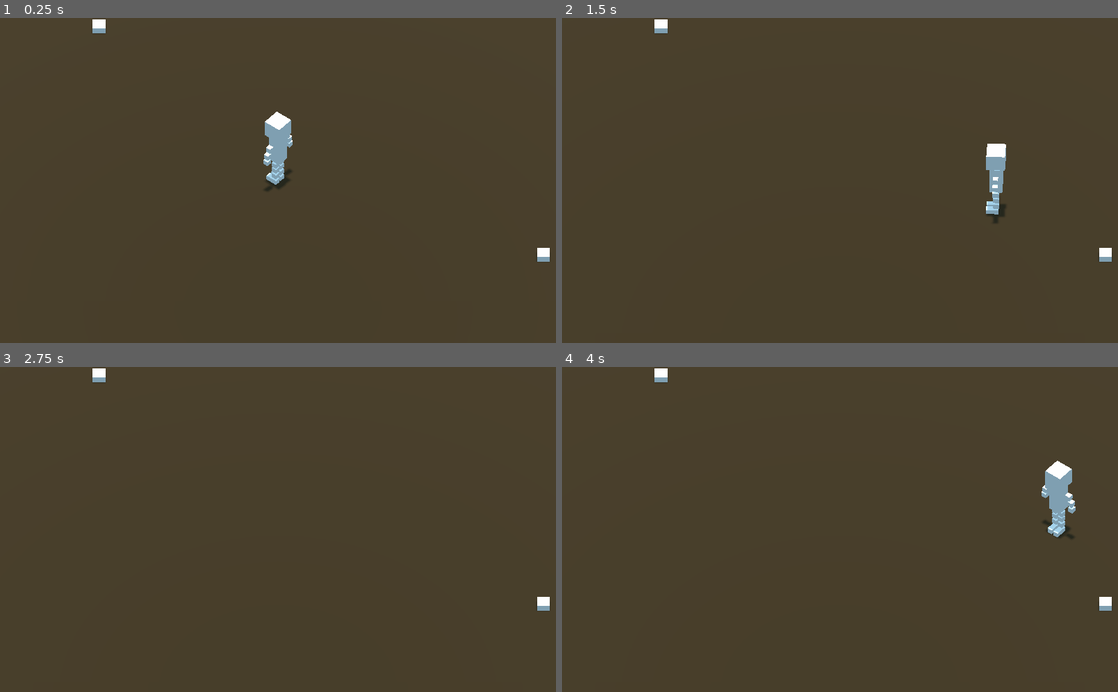
Above: before the commit, frames 1-4 (two rows, left to right).
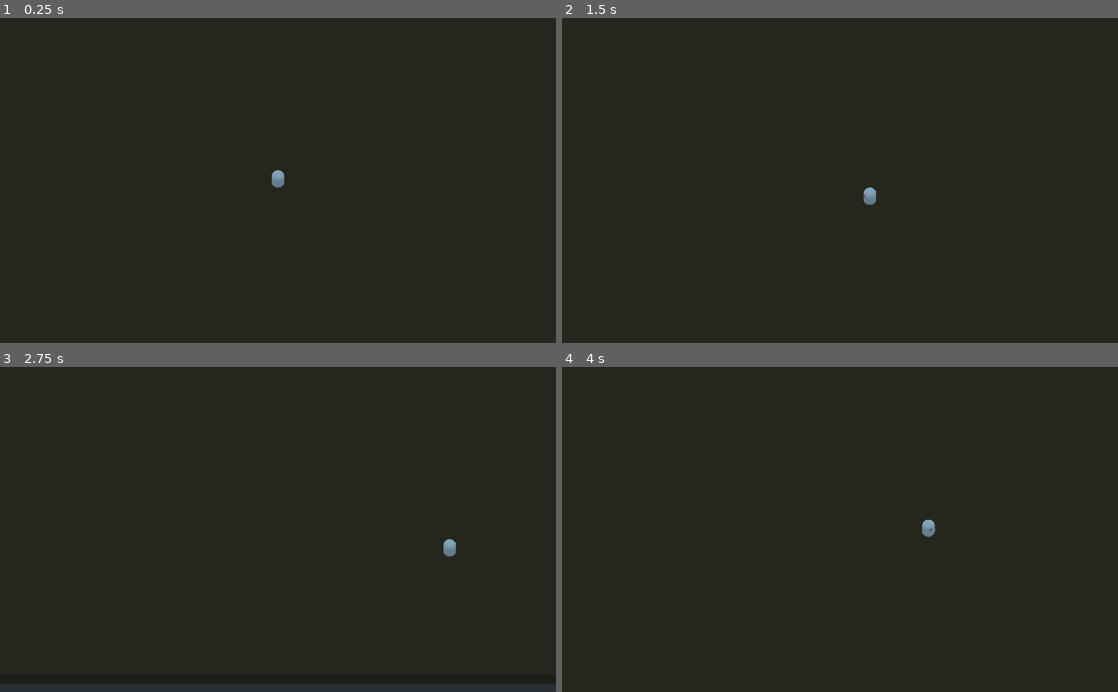
Above: after the commit, the same moments.

Repository: jaredbwasserman/game-jams
Game: Godot game, scene res://scenes/Main.tscn
The game is run twice, just before and just after one commit, with the same random seed, the same clock (stepped at 60 frames per second) and the same inputs.
Inputs (mouse positions are in pixels of both pictures, inside the frame that each line leads up to):
- Up to frame 1 (0.25 s): no input
- Up to frame 2 (1.5 s): tap Enter at 0.5 s; move the mouse to (962, 164) at 0.52 s; hold Right (move_right) 0.53-1.28 s; move the mouse to (728, 196) at 1.27 s; hold Down (move_back) from 1.28 s (still down)
- Up to frame 3 (2.75 s): move the mouse to (333, 458) at 2.02 s; release Down (move_back) at 2.03 s; hold Right (move_right) from 2.03 s (still down)
- Up to frame 4 (4 s): move the mouse to (812, 594) at 2.77 s; release Right (move_right) at 2.78 s; hold Up (move_forward) 2.78-3.53 s; move the mouse to (1006, 578) at 3.52 s; hold Left (move_left) from 3.53 s (still down)

The runs differ from the first frame. In frame 1, 100% of the frame differs, in the area x 0-100%, y 0-100%; in frame 2, 100%; in frame 3, 100%; in frame 4, 100%.

Commit message:
Add rooms

Diff:
--- a/bgj-2022-03/project.godot
+++ b/bgj-2022-03/project.godot
@@ -46,6 +46,13 @@
  ]
 }
 
+[layer_names]
+
+3d_physics/layer_1="player"
+3d_physics/layer_2="enemies"
+3d_physics/layer_3="world"
+3d_physics/layer_4="rooms"
+
 [physics]
 
 common/enable_pause_aware_picking=true
--- a/bgj-2022-03/scenes/Main.tscn
+++ b/bgj-2022-03/scenes/Main.tscn
@@ -1,7 +1,8 @@
-[gd_scene load_steps=6 format=2]
+[gd_scene load_steps=10 format=2]
 
 [ext_resource path="res://scenes/Player.tscn" type="PackedScene" id=1]
-[ext_resource path="res://scenes/PlayerCamera.tscn" type="PackedScene" id=2]
+[ext_resource path="res://scripts/PlayerCamera.gd" type="Script" id=2]
+[ext_resource path="res://scripts/RoomsManager.gd" type="Script" id=3]
 
 [sub_resource type="BoxShape" id=1]
 extents = Vector3( 50, 1, 50 )
@@ -13,33 +14,97 @@
 material = SubResource( 3 )
 size = Vector3( 100, 2, 100 )
 
+[sub_resource type="BoxShape" id=4]
+extents = Vector3( 45, 10, 45 )
+
+[sub_resource type="SpatialMaterial" id=6]
+albedo_color = Color( 0, 0, 0, 1 )
+
+[sub_resource type="BoxShape" id=5]
+extents = Vector3( 45, 10, 45 )
+
 [node name="Main" type="Node"]
 
-[node name="Ground" type="StaticBody" parent="."]
+[node name="RoomsRoot" type="Spatial" parent="."]
+
+[node name="RoomsManager" type="RoomManager" parent="RoomsRoot"]
+roomlist = NodePath("RoomsList")
+script = ExtResource( 3 )
+
+[node name="RoomsList" type="Spatial" parent="RoomsRoot/RoomsManager"]
+
+[node name="Room1" type="Room" parent="RoomsRoot/RoomsManager/RoomsList"]
+
+[node name="Ground" type="StaticBody" parent="RoomsRoot/RoomsManager/RoomsList/Room1"]
 transform = Transform( 1, 0, 0, 0, 1, 0, 0, 0, 1, 0, -1, 0 )
+collision_layer = 4
+collision_mask = 0
 
-[node name="CollisionShape" type="CollisionShape" parent="Ground"]
+[node name="CollisionShape" type="CollisionShape" parent="RoomsRoot/RoomsManager/RoomsList/Room1/Ground"]
 shape = SubResource( 1 )
 
-[node name="MeshInstance" type="MeshInstance" parent="Ground"]
+[node name="MeshInstance" type="MeshInstance" parent="RoomsRoot/RoomsManager/RoomsList/Room1/Ground"]
 mesh = SubResource( 2 )
 material/0 = null
 
-[node name="DirectionalLight" type="DirectionalLight" parent="Ground"]
-transform = Transform( 1, 0, 0, 0, -4.37114e-08, 1, 0, -1, -4.37114e-08, 0, 41.3091, 0 )
-shadow_enabled = true
+[node name="Area" type="Area" parent="RoomsRoot/RoomsManager/RoomsList/Room1"]
+collision_layer = 8
+collision_mask = 0
+monitoring = false
+
+[node name="CollisionShape" type="CollisionShape" parent="RoomsRoot/RoomsManager/RoomsList/Room1/Area"]
+transform = Transform( 1, 0, 0, 0, 1, 0, 0, 0, 1, 0, 10, 0 )
+shape = SubResource( 4 )
+
+[node name="Wall1" type="CSGBox" parent="RoomsRoot/RoomsManager/RoomsList/Room1"]
+transform = Transform( 1, 0, 0, 0, 1, 0, 0, 0, 1, 0, 10, -51 )
+use_collision = true
+collision_layer = 4
+collision_mask = 0
+width = 100.0
+height = 20.0
+material = SubResource( 6 )
+
+[node name="ToRoom2" type="Portal" parent="RoomsRoot/RoomsManager/RoomsList/Room1"]
+transform = Transform( 1.19249e-08, 0, -1, 0, 1, 0, 1, 0, 1.19249e-08, 50, 0, 0 )
+linked_room = NodePath("../../Room2")
+points = PoolVector2Array( -50, 0, -50, 20, 50, 20, 50, 0 )
+
+[node name="Room2" type="Room" parent="RoomsRoot/RoomsManager/RoomsList"]
+transform = Transform( 1, 0, 0, 0, 1, 0, 0, 0, 1, 100, 0, 0 )
+
+[node name="Ground" type="StaticBody" parent="RoomsRoot/RoomsManager/RoomsList/Room2"]
+transform = Transform( 1, 0, 0, 0, 1, 0, 0, 0, 1, 0, -1, 0 )
+collision_layer = 4
+collision_mask = 0
+
+[node name="CollisionShape" type="CollisionShape" parent="RoomsRoot/RoomsManager/RoomsList/Room2/Ground"]
+shape = SubResource( 1 )
+
+[node name="MeshInstance" type="MeshInstance" parent="RoomsRoot/RoomsManager/RoomsList/Room2/Ground"]
+mesh = SubResource( 2 )
+material/0 = null
+
+[node name="Area" type="Area" parent="RoomsRoot/RoomsManager/RoomsList/Room2"]
+collision_layer = 8
+collision_mask = 0
+monitoring = false
+
+[node name="CollisionShape" type="CollisionShape" parent="RoomsRoot/RoomsManager/RoomsList/Room2/Area"]
+transform = Transform( 1, 0, 0, 0, 1, 0, 0, 0, 1, 0, 10, 0 )
+shape = SubResource( 5 )
 
 [node name="Player" parent="." instance=ExtResource( 1 )]
-camera_path = "/root/Main/PlayerCamera/Pivot/FollowCamera"
+transform = Transform( 1, 0, 0, 0, 1, 0, 0, 0, 1, 0, 1.5, 0 )
 
-[node name="PlayerCamera" parent="." instance=ExtResource( 2 )]
+[node name="PlayerCamera" type="Camera" parent="."]
 transform = Transform( 1, 0, 0, 0, 0.707107, 0.707107, 0, -0.707107, 0.707107, 0, 0, 0 )
-target_path = "/root/Main/Player"
-offset_y = 33
-offset_z = 33
+projection = 1
+size = 50.0
+script = ExtResource( 2 )
+padding_x = 20
+padding_z = 20
 
-[node name="CSGBox2" type="CSGBox" parent="."]
-transform = Transform( 1, 0, 0, 0, 1, 0, 0, 0, 1, 40.8212, 0, 16.6416 )
-
-[node name="CSGBox3" type="CSGBox" parent="."]
-transform = Transform( 1, 0, 0, 0, 1, 0, 0, 0, 1, -27.5166, 0, -33.0695 )
+[connection signal="gameplay_entered" from="RoomsRoot/RoomsManager/RoomsList/Room1" to="Player" method="_on_Room1_gameplay_entered"]
+[connection signal="gameplay_entered" from="RoomsRoot/RoomsManager/RoomsList/Room2" to="Player" method="_on_Room2_gameplay_entered"]
+[connection signal="new_room_entered" from="Player" to="PlayerCamera" method="_on_Player_new_room_entered"]
--- a/bgj-2022-03/scenes/Player.tscn
+++ b/bgj-2022-03/scenes/Player.tscn
@@ -1,21 +1,62 @@
-[gd_scene load_steps=4 format=2]
+[gd_scene load_steps=9 format=2]
 
-[ext_resource path="res://art/player.glb" type="PackedScene" id=1]
 [ext_resource path="res://scripts/Player.gd" type="Script" id=2]
 
+[sub_resource type="BoxShape" id=2]
+extents = Vector3( 2, 2, 2 )
+
+[sub_resource type="CapsuleMesh" id=3]
+
+[sub_resource type="SpatialMaterial" id=4]
+albedo_color = Color( 0.792157, 0.792157, 0.792157, 1 )
+
+[sub_resource type="SphereMesh" id=5]
+radius = 0.3
+height = 0.6
+
+[sub_resource type="SpatialMaterial" id=6]
+albedo_color = Color( 0.921569, 0.298039, 0.298039, 1 )
+
+[sub_resource type="SpatialMaterial" id=7]
+albedo_color = Color( 0.921569, 0.298039, 0.298039, 1 )
+
 [sub_resource type="CapsuleShape" id=1]
-radius = 1.92227
-height = 10.1883
 
 [node name="Player" type="KinematicBody"]
+collision_layer = 0
+collision_mask = 14
 script = ExtResource( 2 )
 speed = 32
 
+[node name="RoomDetector" type="Area" parent="."]
+collision_layer = 0
+collision_mask = 8
+
+[node name="CollisionShape" type="CollisionShape" parent="RoomDetector"]
+shape = SubResource( 2 )
+
 [node name="Pivot" type="Spatial" parent="."]
 
-[node name="Character" parent="Pivot" instance=ExtResource( 1 )]
-transform = Transform( 1.19249e-08, 0, -1, 0, 1, 0, 1, 0, 1.19249e-08, 0, -0.58238, 0 )
+[node name="Body" type="MeshInstance" parent="Pivot"]
+transform = Transform( 1, 0, 0, 0, -4.37114e-08, 1, 0, -1, -4.37114e-08, 0, 0, 0 )
+portal_mode = 2
+mesh = SubResource( 3 )
+material/0 = SubResource( 4 )
+
+[node name="RightEye" type="MeshInstance" parent="Pivot"]
+transform = Transform( 1, 0, 0, 0, 1, 0, 0, 0, 1, 0.381024, 0.559627, -0.637152 )
+portal_mode = 2
+mesh = SubResource( 5 )
+material/0 = SubResource( 6 )
+
+[node name="LeftEye" type="MeshInstance" parent="Pivot"]
+transform = Transform( 1, 0, 0, 0, 1, 0, 0, 0, 1, -0.381, 0.56, -0.637 )
+portal_mode = 2
+mesh = SubResource( 5 )
+material/0 = SubResource( 7 )
 
 [node name="CollisionShape" type="CollisionShape" parent="."]
-transform = Transform( 1, 0, 0, 0, -4.37114e-08, -1, 0, 1, -4.37114e-08, 0, 6.98716, 0 )
+transform = Transform( 1, 0, 0, 0, -4.37114e-08, -1, 0, 1, -4.37114e-08, 0, 0, 0 )
 shape = SubResource( 1 )
+
+[connection signal="area_entered" from="RoomDetector" to="." method="_on_Area_area_entered"]
--- a/bgj-2022-03/scenes/PlayerCamera.tscn
+++ /dev/null
@@ -1,8 +0,0 @@
-[gd_scene load_steps=2 format=2]
-
-[ext_resource path="res://scripts/PlayerCamera.gd" type="Script" id=2]
-
-[node name="PlayerCamera" type="Camera"]
-projection = 1
-size = 50.0
-script = ExtResource( 2 )
--- a/bgj-2022-03/scripts/Player.gd
+++ b/bgj-2022-03/scripts/Player.gd
@@ -1,13 +1,13 @@
 extends KinematicBody
+
+# Emitted when entering a new room
+signal new_room_entered
 
 # How fast the player moves horizontally in meters per second
 export var speed = 14
 
 # The downward acceleration when in the air, in meters per second squared
 export var fall_acceleration = 75
-
-# Camera
-export var camera_path = ""
 
 # Velocity of player
 var velocity = Vector3.ZERO
@@ -18,11 +18,12 @@
 	var mouse_intersect = _get_mouse_intersect()
 	if mouse_intersect:
 		var mouse_pos: Vector3 = mouse_intersect.position
-		mouse_pos.y = $Pivot.translation.y
-		$Pivot.look_at(mouse_pos, Vector3.UP)
+		var pivot = $Pivot
+		mouse_pos.y = pivot.translation.y
+		pivot.look_at(mouse_pos, Vector3.UP)
 
 		# Fix rotation
-		$Pivot.rotation = Vector3(0, $Pivot.rotation.y, 0)
+		pivot.rotation = Vector3(0, pivot.rotation.y, 0)
 
 	# Move
 	var direction = Vector3.ZERO
@@ -44,11 +45,16 @@
 	velocity.y -= fall_acceleration * delta
 	velocity = move_and_slide(velocity, Vector3.UP)
 
+
 # Get position of mouse in 3D space
 func _get_mouse_intersect():
 	var mouse_pos = get_viewport().get_mouse_position()
-	var camera = get_node("/root/Main/PlayerCamera")
+	var camera = get_node("../PlayerCamera")
 	var from = camera.project_ray_origin(mouse_pos)
 	var to = from + camera.project_ray_normal(mouse_pos) * 1000
 	var space_state = get_world().get_direct_space_state()
 	return space_state.intersect_ray(from, to)
+
+
+func _on_Area_area_entered(area):
+	emit_signal("new_room_entered", area)
--- a/bgj-2022-03/scripts/PlayerCamera.gd
+++ b/bgj-2022-03/scripts/PlayerCamera.gd
@@ -3,9 +3,6 @@
 # Camera smoothing
 export var smooth = true
 export var smooth_speed = 0.1
-
-# Target for camera
-export var target_path: String = ""
 
 # Padding
 export var padding_x = 0
@@ -16,41 +13,55 @@
 export var offset_z = 50
 
 # Some variables
+var ground_mesh
+var ground_pos
 var ground_size_x_half
 var ground_size_z_half
 
 
 func _ready():
+	# Init ground size
+	var mesh_path = "/root/Main/RoomsRoot/RoomsManager/RoomsList/Room1/Ground/MeshInstance"
+	ground_mesh = self.get_parent().get_node(mesh_path)
+	_set_ground_params()
+
 	set_process(true)
 
-	# Init vars
-	var mesh_size = get_node("/root/Main/Ground/MeshInstance").mesh.size
-	ground_size_x_half = mesh_size.x/2
-	ground_size_z_half = mesh_size.z/2
 
 func _process(delta):
-	var target = get_node(target_path).get_translation()
-	var camera = get_node(".")
-	var camera_size_half = camera.get_size()
+	var target = get_node("../Player").get_translation()
+	var camera_size_half = self.get_size()
 
 	var clamp_x = clamp(
 		target.x,
-		-ground_size_x_half + camera_size_half - padding_x,
-		ground_size_x_half - camera_size_half + padding_x
+		ground_pos.x - ground_size_x_half + camera_size_half - padding_x,
+		ground_pos.x + ground_size_x_half - camera_size_half + padding_x
 	)
 
 	var clamp_y = target.y + offset_y
 
 	var clamp_z = clamp(
-		target.z + offset_z,
-		-ground_size_z_half + camera_size_half + offset_z - padding_z,
-		ground_size_z_half - camera_size_half + offset_z + padding_z
-	)
+		target.z,
+		ground_pos.z - ground_size_z_half + camera_size_half - padding_z,
+		ground_pos.z + ground_size_z_half - camera_size_half + padding_z
+	) + offset_z
 
 	var new_pos = Vector3(clamp_x, clamp_y, clamp_z)
 
 	if smooth:
-		var new_lerp = camera.translation.linear_interpolate(new_pos, smooth_speed)
-		camera.set_translation(new_lerp)
+		var new_lerp = self.translation.linear_interpolate(new_pos, smooth_speed)
+		self.set_translation(new_lerp)
 	else:
-		camera.set_translation(new_pos)
+		self.set_translation(new_pos)
+
+
+func _set_ground_params():
+	ground_pos = ground_mesh.global_transform.origin
+	var mesh_size = ground_mesh.mesh.size
+	ground_size_x_half = mesh_size.x/2
+	ground_size_z_half = mesh_size.z/2
+
+
+func _on_Player_new_room_entered(area):
+	ground_mesh = area.get_parent().get_node("Ground/MeshInstance")
+	_set_ground_params()
--- /dev/null
+++ b/bgj-2022-03/scripts/RoomsManager.gd
@@ -0,0 +1,4 @@
+extends RoomManager
+
+func _ready():
+	rooms_convert()
Binary file removed: bgj-2022-03/art/player.glb
Not shown, removed: bgj-2022-03/art/player.glb.import
Not shown, changed: bgj-2022-03/README.md
